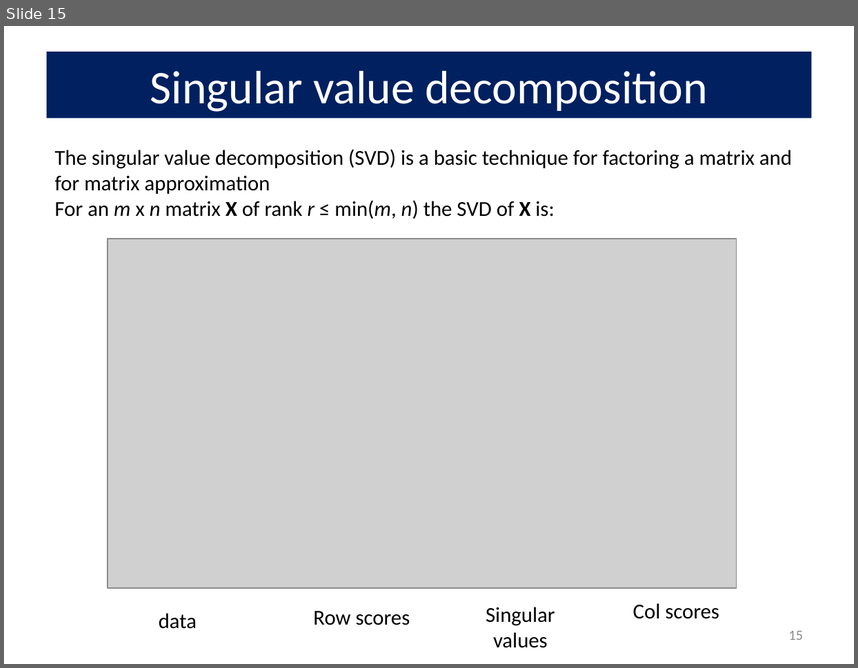
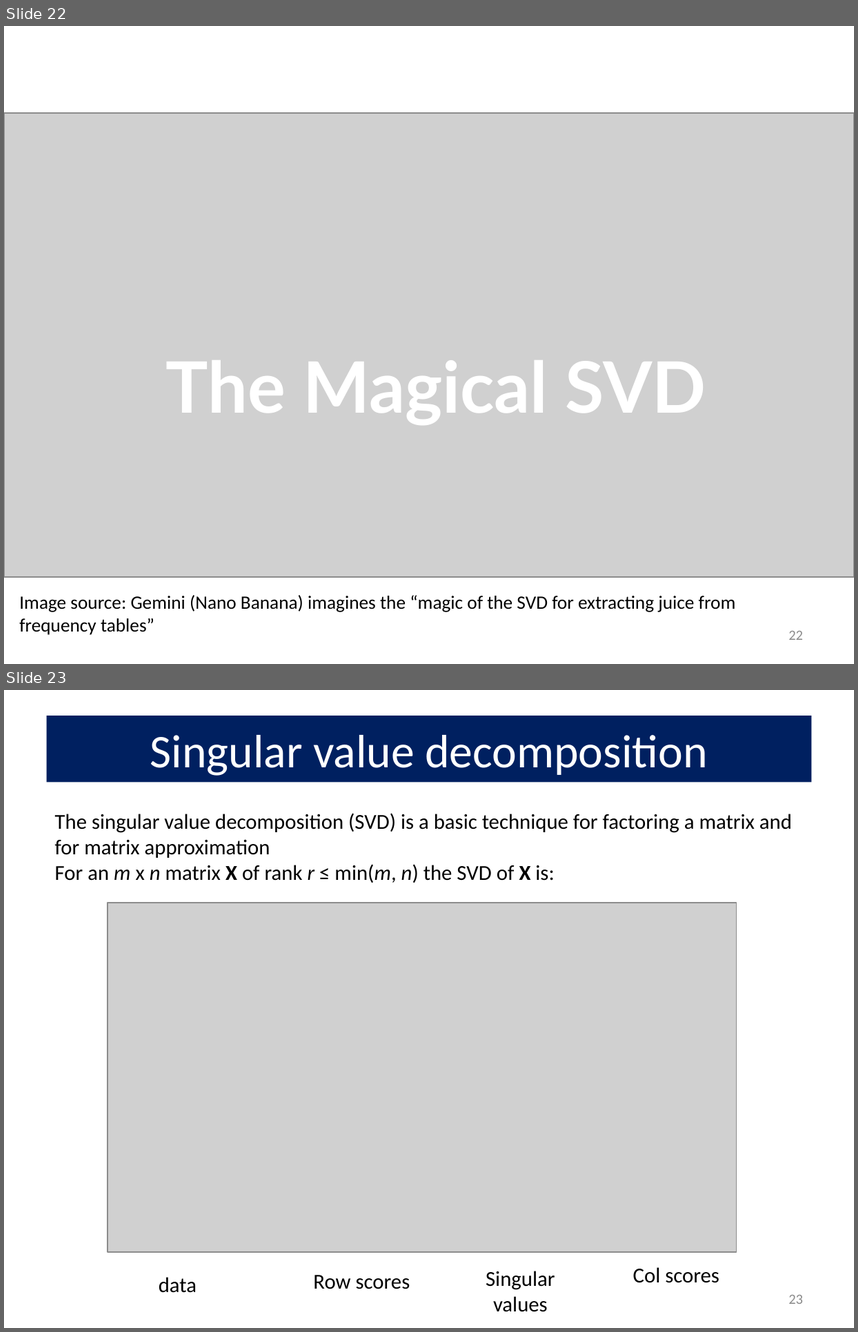
Before and after one commit to friendly/psy6136, a slide deck: lectures/05-Corresp.pptx. Shown one above the other, each under a label of ours: slide 15 before the commit, slides 22 and 23 after it. The pictures are 858x668 and 858x1332 pixels, drawn with LibreOffice and Linux fonts; fonts in the diff are those of the drawing; grey boxes stand for pictures. Boxes give left, top, right and bottom in pixels: in the first picture for what was removed or moved away, otherwise in the second. Text is boxed around its words. In the diff, an @@ line names an element or a change of style, - is before the commit and + after.

```diff
--- a/lectures/05-Corresp.pptx
+++ b/lectures/05-Corresp.pptx
@@ slide 22 added at [4, 26, 854, 664], background #FFFFFF @@
@@ picture added at [4, 113, 854, 576] @@
@@ text added at [166, 360, 706, 425], 60 pt, text #FFFFFF, bold @@
+The Magical SVD
@@ text added at [19, 595, 736, 635], 16 pt, text #000000 @@
+Image source: Gemini (Nano Banana) imagines the “magic of the SVD for extracting juice from frequency tables”
@@ page number added at [789, 630, 803, 639], 12 pt, text #8C8C8C @@
+22
@@ what was slide 15 is now slide 23 @@
@@ page number at [789, 1294, 803, 1303]: text changed @@
-15
+23
```
Also in this commit, not shown: 10 slides changed, 7 other slides added, 5 other files.
